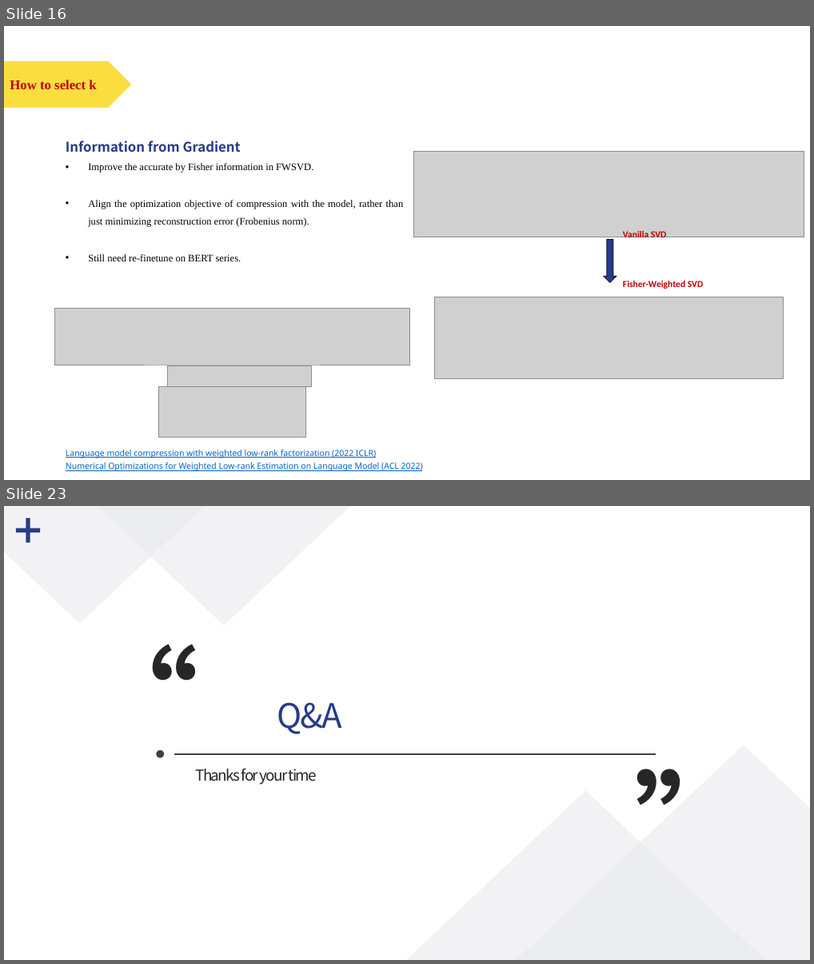
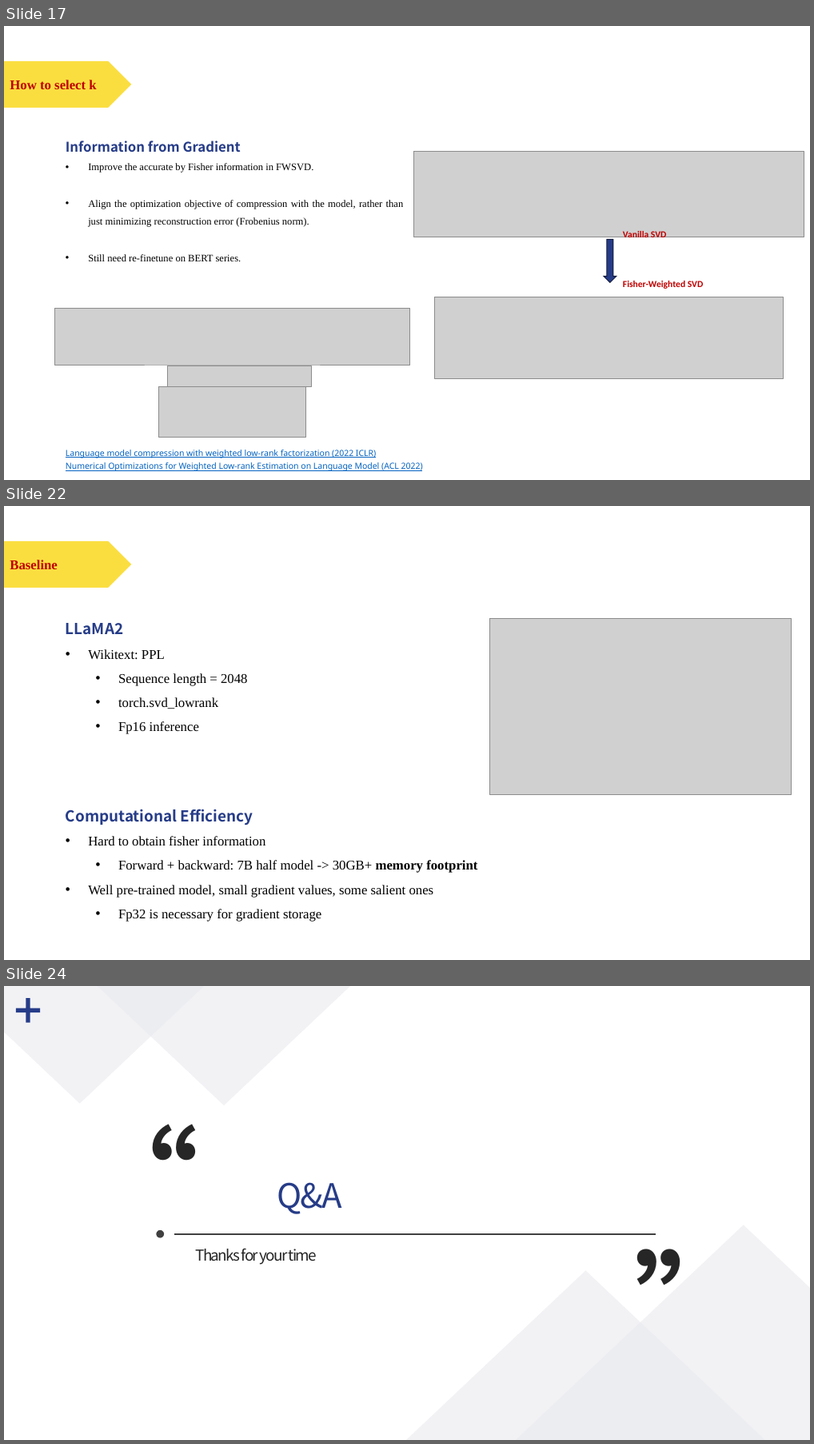
Before and after one commit to polarispw/MSBD5014-IP, a slide deck: docs/Matrix Factorization & LLM Compression.pptx. Shown one above the other, each under a label of ours: slides 16 and 23 before the commit, slides 17, 22 and 24 after it; the slides between them are not shown. The pictures are 814x964 and 814x1444 pixels, drawn with LibreOffice and Linux fonts; fonts in the diff are those of the drawing; grey boxes stand for pictures. Boxes give left, top, right and bottom in pixels: in the first picture for what was removed or moved away, otherwise in the second. Text is boxed around its words. In the diff, an @@ line names an element or a change of style, - is before the commit and + after.

```diff
--- a/docs/Matrix Factorization & LLM Compression.pptx
+++ b/docs/Matrix Factorization & LLM Compression.pptx
@@ slide 22 added at bbox=[4, 506, 810, 960], background #FFFFFF @@
@@ pentagon arrow added at bbox=[4, 541, 132, 588], fill #FADE40 @@
@@ text added at bbox=[10, 560, 58, 569], 16 pt, text #C00000, bold @@
+Baseline
@@ text added at bbox=[66, 623, 248, 734], 16 pt, text #000000 @@
+LLaMA2
+• Wikitext: PPL
+  • Sequence length = 2048
+  • torch.svd_lowrank
+  • Fp16 inference
@@ picture added at bbox=[490, 619, 792, 795] @@
@@ text added at bbox=[66, 808, 478, 921], 16 pt, text #000000 @@
+Computational Efficiency
+• Hard to obtain fisher information
+  • Forward + backward: 7B half model -> 30GB+ memory footprint
+• Well pre-trained model, small gradient values, some salient ones
+  • Fp32 is necessary for gradient storage
@@ what was slide 16 is now slide 17 @@
@@ what was slide 23 is now slide 24 @@
```
Also in this commit, not shown: 4 slides changed, 2 other slides added, 2 slides removed, 14 other files.
